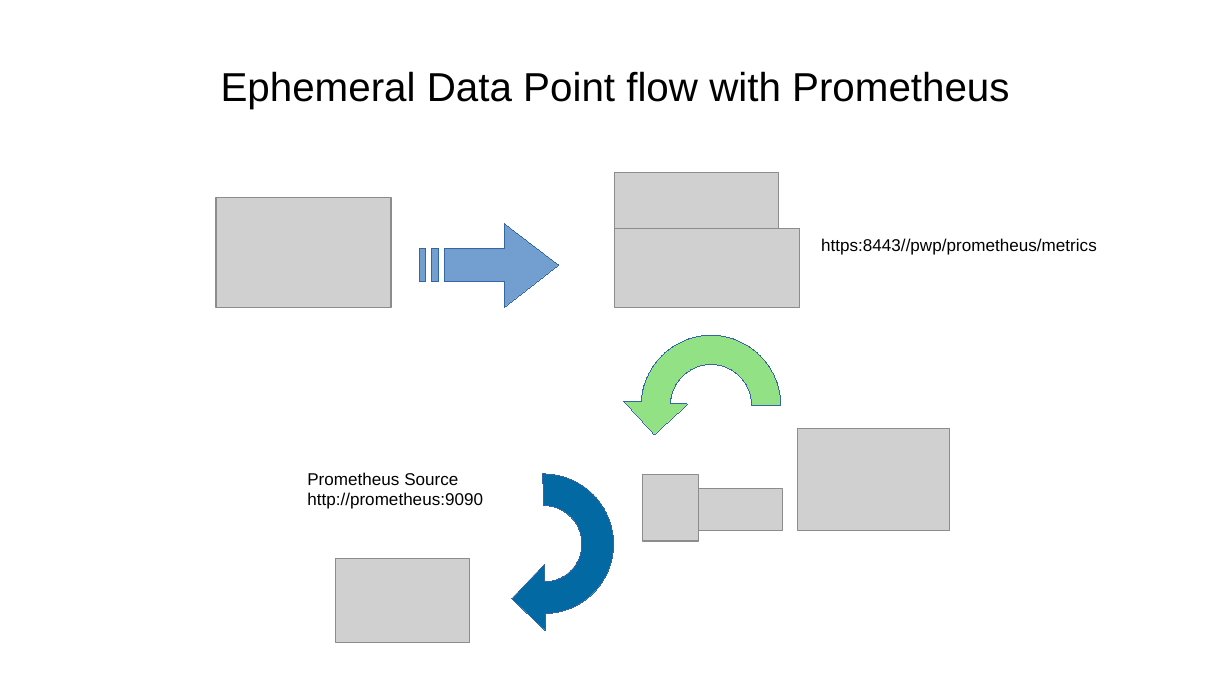
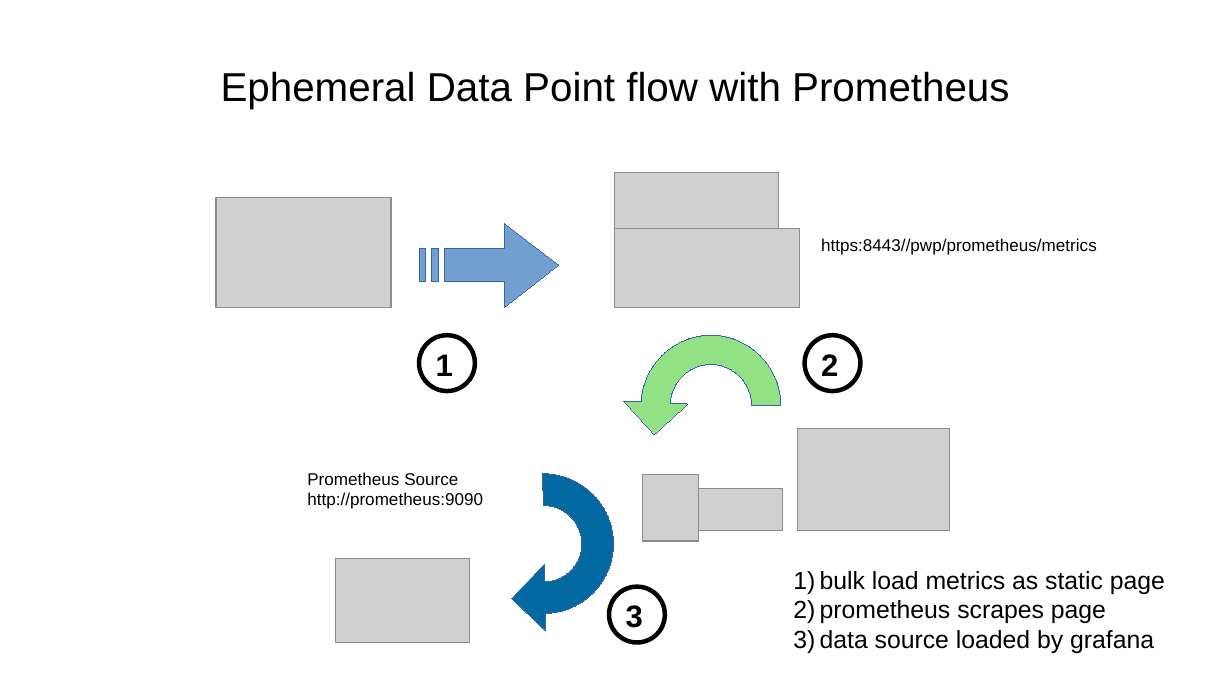
Before and after one commit to sergueik/springboot_study, a slide deck: slide 4 of basic-influxdb/data flow.odp (slide 3 before the commit). Drawn at 1232x693 pixels with LibreOffice and Linux fonts; fonts in the diff are those of the drawing; grey boxes stand for pictures. Boxes give left, top, right and bottom in pixels: in the first picture for what was removed or moved away, otherwise in the second. Text is boxed around its words. In the diff, an @@ line names an element or a change of style, - is before the commit and + after.

Commit message:
updated data flow presentation

```diff
--- a/basic-influxdb/data flow.odp
+++ b/basic-influxdb/data flow.odp
@@ ellipse added at (419, 335, 475, 391), outline #000000 2.89 pt @@
@@ text added at (436, 354, 453, 376), 20 pt, text #000000, bold @@
+1
@@ ellipse added at (805, 335, 861, 391), outline #000000 2.89 pt @@
@@ text added at (821, 354, 838, 376), 20 pt, text #000000, bold @@
+2
@@ ellipse added at (609, 587, 665, 643), outline #000000 2.89 pt @@
@@ text added at (820, 571, 1165, 653), 16 pt, text #000000 @@
+1) bulk load metrics as static page
+2) prometheus scrapes page
+3) data source loaded by grafana
@@ text added at (626, 605, 643, 628), 20 pt, text #000000, bold @@
+3
```
Also in this commit, not shown: 4 other slides changed, 2 slides added, 1 other file.
